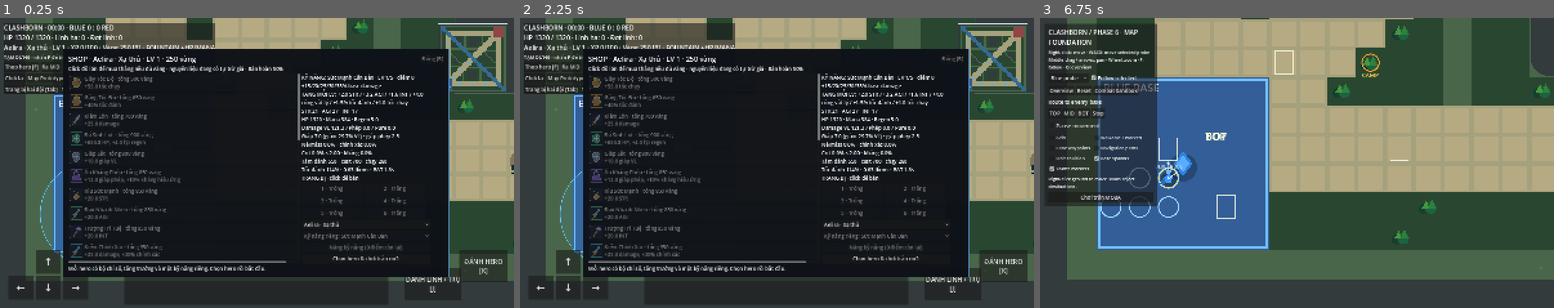
Above: before the commit, frames 1-3 (left to right).
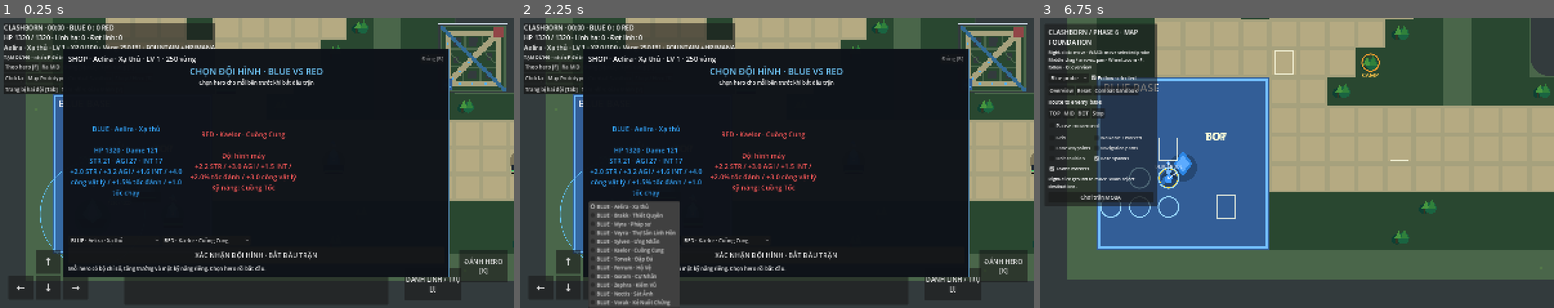
Above: after the commit, the same moments.

Repository: langhoangtien/clash-born
Game: Godot game, scene res://scenes/match/moba_match.tscn
Same seed, same stepped clock (60 frames per second), same inputs: the game is played once before the commit and once after it.
Inputs (mouse positions are in pixels of both pictures, inside the frame that each line leads up to):
- Up to frame 1 (0.25 s): no input
- Up to frame 2 (2.25 s): click "Shop / Hero [B]" at 0.5 s; click "Trang bị hai đội [Tab]" at 1.25 s; click (633, 241) at 2 s, where only the run after the commit has a clickable "BLUE · Aelira · Xạ thủ"
- Up to frame 3 (6.75 s): click "Theo hero [F]" at 2.75 s; click "Ra MID" at 3.5 s; click "Dừng [Space]" at 4.25 s; click "Tạm dừng [P]" at 5 s; click "Chơi lại" at 5.75 s; click "Map Prototype" at 6.5 s

The runs differ from the first frame. In frame 1, 8.4% of the frame differs, in the area x 13-84%, y 16-85%; in frame 2, 13%, in the area x 13-84%, y 16-100%; in frame 3, nothing differs.

Commit message:
feat: add blue red hero draft screen

Diff:
--- a/scripts/match/hero_progression.gd
+++ b/scripts/match/hero_progression.gd
@@ -1,6 +1,7 @@
 class_name HeroProgression
 extends RefCounted
 static var selected_profile: int = 0
+static var selected_enemy_profile: int = 5
 static var selected_passive: int = 0
 static var draft_confirmed: bool = false
 var level: int = 1
--- a/scripts/match/match_shop.gd
+++ b/scripts/match/match_shop.gd
@@ -14,6 +14,13 @@
 var passive_select: OptionButton
 var passive_upgrade: Button
 var close_button: Button
+var shop_columns: HBoxContainer
+var draft_panel: VBoxContainer
+var draft_player_card: Label
+var draft_enemy_card: Label
+var draft_enemy_select: OptionButton
+var shop_note: Label
+var draft_confirm: Button
 var draft_enabled: bool = false
 var preview_progression: HeroProgression
 
@@ -40,10 +47,52 @@
 	close_button.pressed.connect(hide)
 	top.add_child(close_button)
 	var note := Label.new()
+	shop_note = note
 	note.text = "Click đồ lớn để mua thẳng nếu đủ vàng · nguyên liệu đang có tự trừ giá · Bán hoàn %.0f%%" % [progression.settings.sell_refund * 100]
+	note.add_theme_color_override("font_color", Color(0.62, 0.72, 0.82))
 	content.add_child(note)
+	draft_panel = VBoxContainer.new()
+	draft_panel.size_flags_vertical = Control.SIZE_EXPAND_FILL
+	content.add_child(draft_panel)
+	var draft_title := Label.new()
+	draft_title.text = "CHỌN ĐỘI HÌNH · BLUE VS RED"
+	draft_title.horizontal_alignment = HORIZONTAL_ALIGNMENT_CENTER
+	draft_title.add_theme_font_size_override("font_size", 28)
+	draft_title.add_theme_color_override("font_color", Color(0.45, 0.8, 1.0))
+	draft_panel.add_child(draft_title)
+	var draft_hint := Label.new()
+	draft_hint.text = "Chọn hero cho mỗi bên trước khi bắt đầu trận"
+	draft_hint.horizontal_alignment = HORIZONTAL_ALIGNMENT_CENTER
+	draft_panel.add_child(draft_hint)
+	var draft_cards := HBoxContainer.new()
+	draft_cards.size_flags_vertical = Control.SIZE_EXPAND_FILL
+	draft_panel.add_child(draft_cards)
+	draft_player_card = _make_draft_card("BLUE · HERO CỦA BẠN", Color(0.2, 0.65, 1.0))
+	draft_cards.add_child(draft_player_card)
+	draft_enemy_card = _make_draft_card("RED · HERO ĐỐI THỦ", Color(1.0, 0.35, 0.35))
+	draft_cards.add_child(draft_enemy_card)
+	var draft_selects := HBoxContainer.new()
+	draft_panel.add_child(draft_selects)
+	var blue_select := OptionButton.new()
+	blue_select.name = "BlueHeroSelect"
+	for profile in progression.settings.hero_profiles: blue_select.add_item("BLUE · " + profile.display_name)
+	blue_select.select(clampi(HeroProgression.selected_profile, 0, blue_select.item_count - 1))
+	blue_select.item_selected.connect(func(index: int): hero_select.select(index); _sync_hero_skill(); refresh())
+	draft_selects.add_child(blue_select)
+	draft_enemy_select = OptionButton.new()
+	for profile in progression.settings.hero_profiles: draft_enemy_select.add_item("RED · " + profile.display_name)
+	draft_enemy_select.select(clampi(HeroProgression.selected_enemy_profile, 0, draft_enemy_select.item_count - 1))
+	draft_enemy_select.item_selected.connect(func(_index: int): refresh())
+	draft_selects.add_child(draft_enemy_select)
+	draft_confirm = Button.new()
+	draft_confirm.text = "XÁC NHẬN ĐỘI HÌNH · BẮT ĐẦU TRẬN"
+	draft_confirm.custom_minimum_size.y = 52
+	draft_confirm.add_theme_font_size_override("font_size", 21)
+	draft_confirm.pressed.connect(func(): HeroProgression.draft_confirmed = true; HeroProgression.selected_enemy_profile = draft_enemy_select.selected; hero_requested.emit(hero_select.selected))
+	draft_panel.add_child(draft_confirm)
 	var columns := HBoxContainer.new()
 	columns.size_flags_vertical = Control.SIZE_EXPAND_FILL
+	shop_columns = columns
 	content.add_child(columns)
 	var scroll := ScrollContainer.new()
 	scroll.custom_minimum_size = Vector2(720, 500)
@@ -98,10 +147,11 @@
 	var restart := Button.new()
 	restart.text = "Chọn hero & chơi trận mới"
 	restart.focus_mode = Control.FOCUS_NONE
-	restart.pressed.connect(func(): HeroProgression.draft_confirmed = true; hero_requested.emit(hero_select.selected))
+	restart.pressed.connect(func(): HeroProgression.draft_confirmed = true; HeroProgression.selected_enemy_profile = draft_enemy_select.selected; hero_requested.emit(hero_select.selected))
 	right.add_child(restart)
 	feedback = Label.new()
 	content.add_child(feedback)
+	draft_panel.hide()
 	hide()
 	refresh()
 
@@ -110,6 +160,20 @@
 	if close_button != null: close_button.disabled = enabled
 	if enabled:
 		feedback.text = "Mỗi hero có bộ chỉ số, tăng trưởng và một kỹ năng riêng. Chọn hero rồi bắt đầu."
+	if draft_panel != null: draft_panel.visible = enabled
+	if shop_columns != null: shop_columns.visible = not enabled
+	if shop_note != null: shop_note.visible = not enabled
+
+func _make_draft_card(title: String, color: Color) -> Label:
+	var card := Label.new()
+	card.custom_minimum_size = Vector2(360, 190)
+	card.horizontal_alignment = HORIZONTAL_ALIGNMENT_CENTER
+	card.vertical_alignment = VERTICAL_ALIGNMENT_CENTER
+	card.autowrap_mode = TextServer.AUTOWRAP_WORD_SMART
+	card.add_theme_font_size_override("font_size", 21)
+	card.add_theme_color_override("font_color", color)
+	card.text = title + "\n\nChọn hero bên dưới"
+	return card
 
 func _sync_hero_skill() -> void:
 	if passive_select == null or hero_select == null or progression == null: return
@@ -130,6 +194,11 @@
 	header.text = "SHOP · %s · LV %d · %d vàng" % [shown.profile.display_name, shown.level, progression.gold]
 	var reduction := (1.0 - DamageCalculator.armor_multiplier(shown.unit.physical_armor(), shown.balance.armor_coefficient)) * 100.0
 	var passive := HeroPassiveCatalog.definition(shown.passive_id)
+	if draft_player_card != null:
+		draft_player_card.text = "BLUE · " + shown.profile.display_name + "\n\nHP %.0f · Dame %.0f\nSTR %.0f · AGI %.0f · INT %.0f\n%s" % [stats.max_hp, stats.physical_damage, stats.strength, stats.agility, stats.intelligence, shown.profile.growth_summary()]
+	if draft_enemy_card != null and draft_enemy_select != null and not progression.settings.hero_profiles.is_empty():
+		var enemy_profile: HeroGrowth = progression.settings.hero_profiles[clampi(draft_enemy_select.selected, 0, progression.settings.hero_profiles.size() - 1)]
+		draft_enemy_card.text = "RED · " + enemy_profile.display_name + "\n\nĐội hình máy\n%s\nKỹ năng: %s" % [enemy_profile.growth_summary(), HeroPassiveCatalog.definition(enemy_profile.passive_id).name]
 	stats_label.text = "KỸ NĂNG: %s · LV %d/5 · điểm %d\n%s\nTĂNG MỖI LV: %s\nSTR %.0f · AGI %.0f · INT %.0f\nHP %.0f · Ma …(910 unchanged characters)…
 	passive_upgrade.text = "Nâng kỹ năng (%d điểm còn lại)" % progression.skill_points
 	passive_upgrade.disabled = draft_enabled or progression.skill_points <= 0 or progression.passive_level >= 5
--- a/scripts/match/moba_match.gd
+++ b/scripts/match/moba_match.gd
@@ -55,7 +55,7 @@
 	], 777)
 	if settings.hero_profiles.is_empty(): settings.hero_profiles.append(HeroGrowth.new())
 	var profile_index := clampi(HeroProgression.selected_profile, 0, settings.hero_profiles.size() - 1)
-	var enemy_profile_index := 5 if settings.hero_profiles.size() > 5 else 0
+	var enemy_profile_index := clampi(HeroProgression.selected_enemy_profile, 0, settings.hero_profiles.size() - 1)
 	progression.player = HeroProgression.new(combat.get_unit("player"), settings.hero, settings.hero_profiles[profile_index], settings, combat.balance)
 	progression.enemy_hero = HeroProgression.new(combat.get_unit("enemy_hero"), settings.hero, settings.hero_profiles[enemy_profile_index], settings, combat.balance)
 	progression.player.select_profile_skill()
